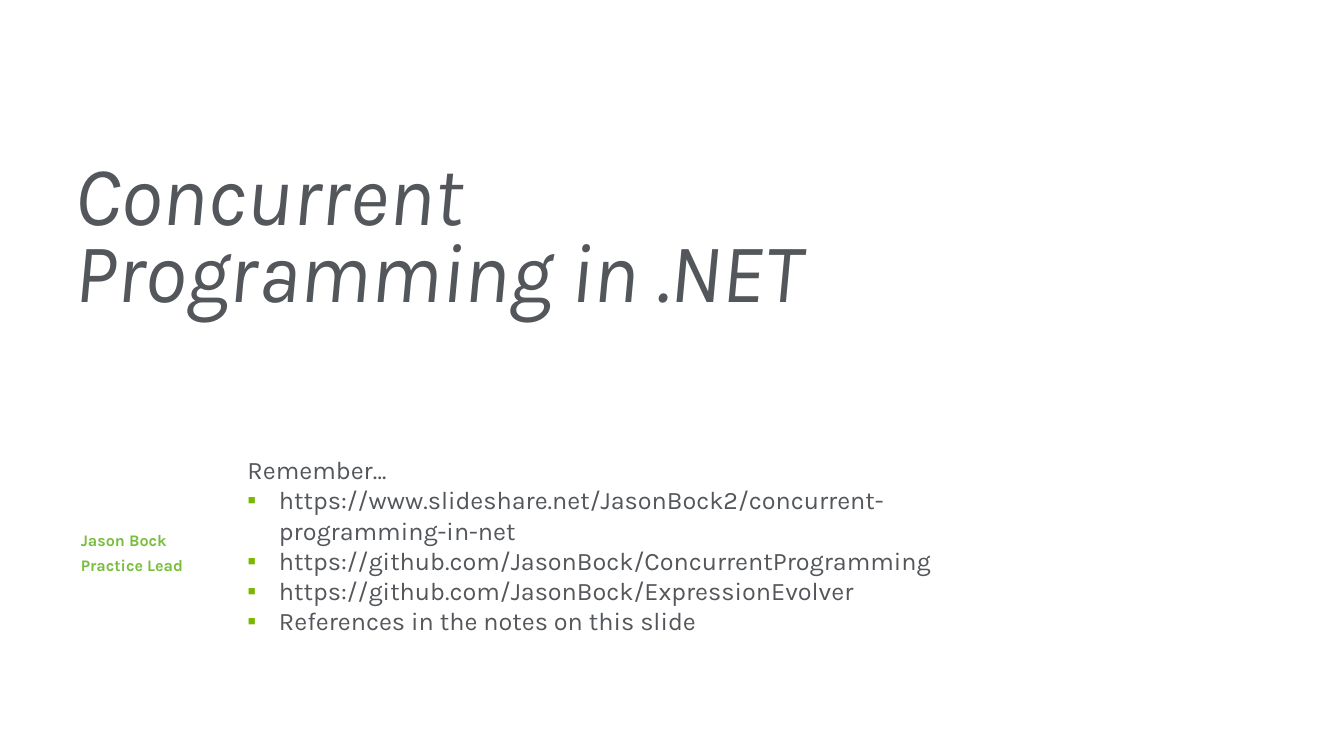
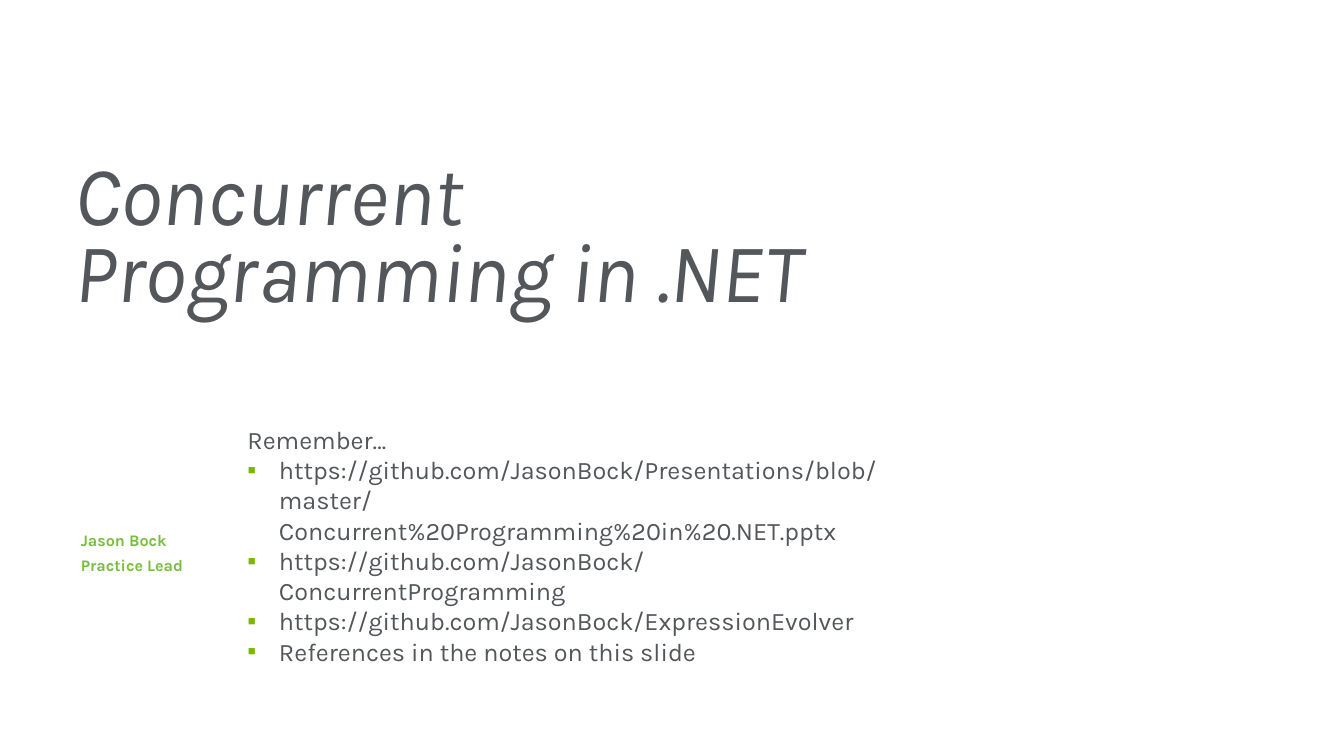
Before and after one commit to JasonBock/Presentations, a slide deck: slide 56 of Concurrent Programming in .NET.pptx. Drawn at 1344x756 pixels with LibreOffice and Linux fonts; fonts in the diff are those of the drawing; background and template pictures are left out. Boxes give left, top, right and bottom in pixels: in the first picture for what was removed or moved away, otherwise in the second. Text is boxed around its words. In the diff, an @@ line names an element or a change of style, - is before the commit and + after.

```diff
--- a/Concurrent Programming in .NET.pptx
+++ b/Concurrent Programming in .NET.pptx
@@ text at (279, 460, 877, 546): text changed @@
-▪ https://www.slideshare.net/JasonBock2/concurrent-programming-in-net
+▪ https://github.com/JasonBock/Presentations/blob/master/Concurrent%20Programming%20in%20.NET.pptx
```
Also in this commit, not shown: 2 other slides changed.
